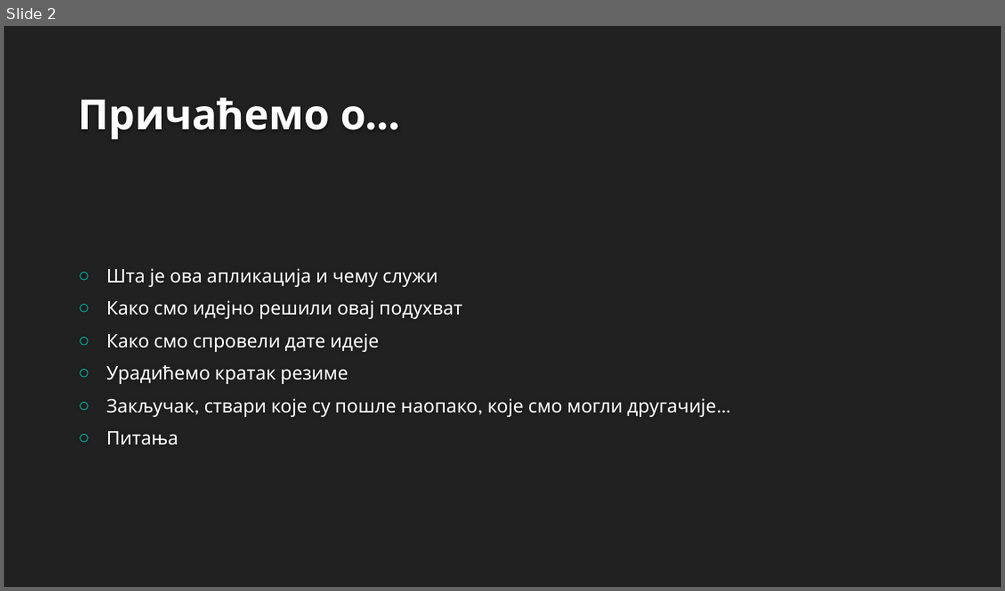
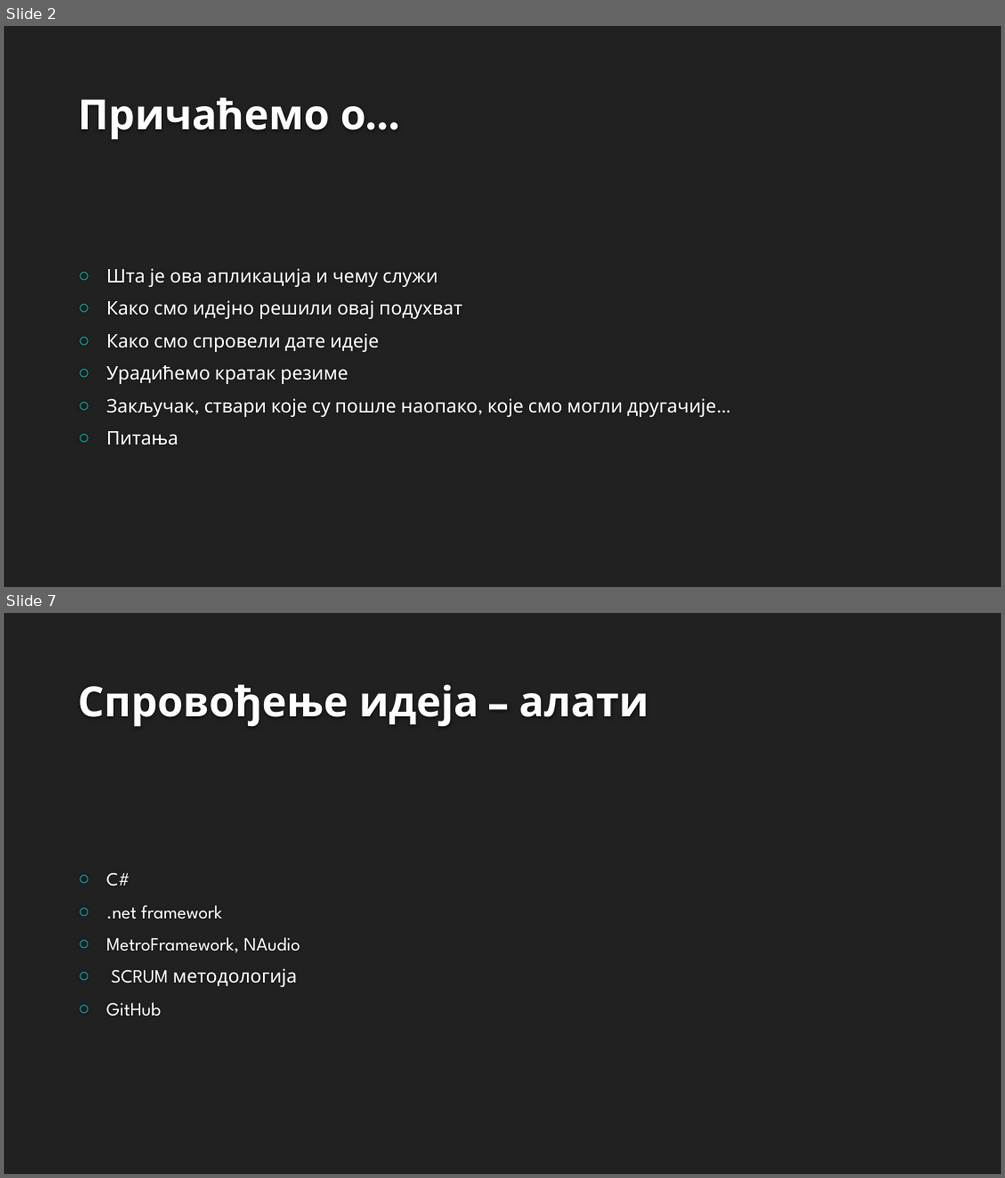
Before and after one commit to RazvojSoftvera2/MasterAudioTechnologyFunctions, a slide deck: Documentation and designs/Documentation/MATF_prezentacija.pptx. Shown one above the other, each under a label of ours: slide 2 before the commit, slides 2 and 7 after it; the slides between them are not shown. The pictures are 1005x591 and 1005x1178 pixels, drawn with LibreOffice and Linux fonts; fonts in the diff are those of the drawing; background and template pictures are left out. Boxes give left, top, right and bottom in pixels: in the first picture for what was removed or moved away, otherwise in the second. Text is boxed around its words. In the diff, an @@ line names an element or a change of style, - is before the commit and + after.

```diff
--- a/Documentation and designs/Documentation/MATF_prezentacija.pptx
+++ b/Documentation and designs/Documentation/MATF_prezentacija.pptx
@@ slide 7 added at (4, 613, 1001, 1174), background #212121 @@
@@ title added at (78, 684, 649, 726), 40 pt, text #FEFEFE, bold @@
+Спровођење идеја – алати
@@ text added at (106, 873, 299, 1016), 18 pt, text #FFFFFF @@
+○ C#
+○ .net framework
+○ MetroFramework, NAudio
+○ SCRUM методологија
+○ GitHub
```
Also in this commit, not shown: 1 slide changed, 10 other slides added.
